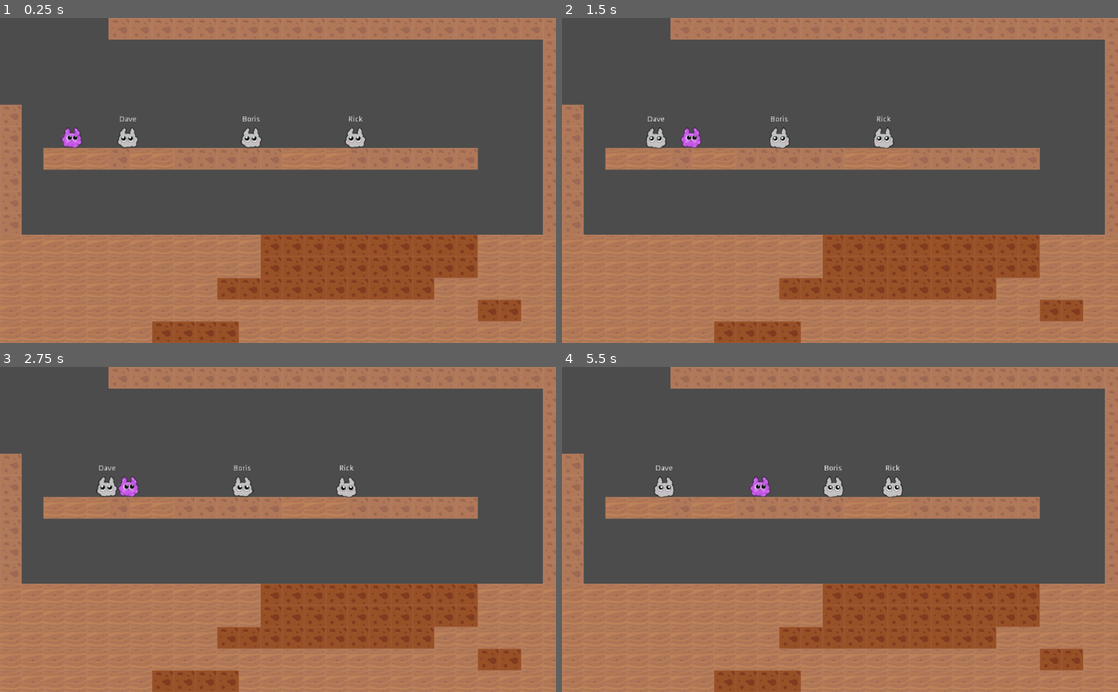
Above: before the commit, frames 1-4 (two rows, left to right).
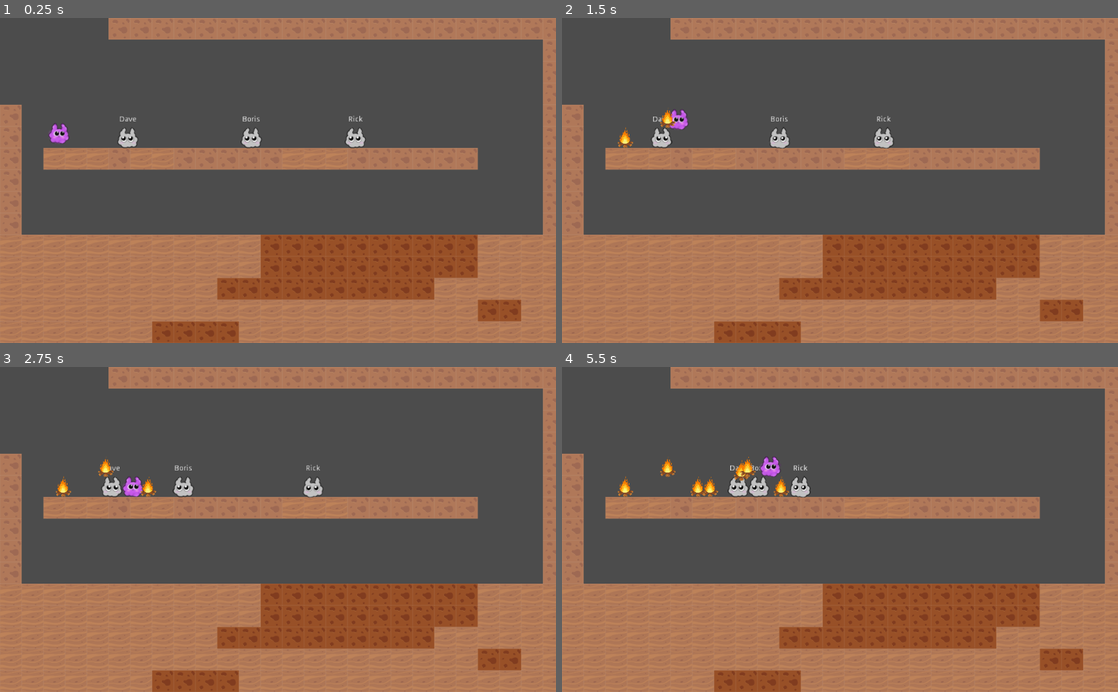
Above: after the commit, the same moments.

Repository: uni-ld-48-participant/the-game
Game: Godot game, scene res://Woomper/map_copy.tscn
Two runs of this game, one before a commit and one after it. Both use one fixed random seed, a clock stepped at 60 frames per second and the inputs below. The project has no main scene, so this scene is started directly.
Inputs:
- Up to frame 1 (0.25 s): no input
- Up to frame 2 (1.5 s): hold Right (ui_right) from 0.53 s (still down); tap Q (ui_campfire, bound only after the commit) at 0.6, 1.35 s; tap Up (ui_up) at 0.77 s
- Up to frame 3 (2.75 s): tap Up (ui_up) at 1.52 s; release Right (ui_right) at 2.03 s; hold Left (ui_left) from 2.03 s (still down); tap Q (ui_campfire, bound only after the commit) at 2.1 s
- Up to frame 4 (5.5 s): release Left (ui_left) at 2.78 s; hold Right (ui_right) 2.78-4.28 s; tap Q (ui_campfire, bound only after the commit) every 0.75 s from 2.85 to 5.1 s; tap Up (ui_up) at 3.02, 3.77, 4.52 s; hold Left (ui_left) 4.28-5.03 s; hold Right (ui_right) from 5.03 s (still down)

The runs differ from the first frame. In frame 1, 0.3% of the frame differs, in the area x 8-15%, y 32-40%; in frame 2, 0.7%; in frame 3, 1.3%; in frame 4, 1.8%, in the area x 10-62%, y 27-41%.

Commit message:
add fire and stomper logic

Diff:
--- /dev/null
+++ b/groundGeneration/Campfire/Campfire.gd
@@ -0,0 +1,20 @@
+extends Area2D
+
+
+# Declare member variables here. Examples:
+# var a = 2
+# var b = "text"
+export var fire_time = 10
+
+var localDelta = 0
+
+# Called when the node enters the scene tree for the first time.
+func _process(delta):
+	localDelta += delta
+	if localDelta > fire_time:
+		queue_free()
+
+
+# Called every frame. 'delta' is the elapsed time since the previous frame.
+#func _process(delta):
+#	pass
--- /dev/null
+++ b/groundGeneration/Campfire/Campfire.tscn
@@ -0,0 +1,28 @@
+[gd_scene load_steps=5 format=2]
+
+[ext_resource path="res://Campfire/test_fire.png" type="Texture" id=1]
+[ext_resource path="res://Campfire/Campfire.gd" type="Script" id=2]
+
+[sub_resource type="SpriteFrames" id=1]
+animations = [ {
+"frames": [ ExtResource( 1 ) ],
+"loop": true,
+"name": "idle",
+"speed": 5.0
+} ]
+
+[sub_resource type="RectangleShape2D" id=2]
+extents = Vector2( 18.7042, 19.613 )
+
+[node name="Area2D" type="Area2D" groups=[
+"campfire",
+]]
+script = ExtResource( 2 )
+
+[node name="AnimatedSprite" type="AnimatedSprite" parent="."]
+scale = Vector2( 0.17131, 0.159781 )
+frames = SubResource( 1 )
+animation = "idle"
+
+[node name="CollisionShape2D" type="CollisionShape2D" parent="."]
+shape = SubResource( 2 )
--- a/groundGeneration/Stomper/Stomper.gd
+++ b/groundGeneration/Stomper/Stomper.gd
@@ -18,6 +18,7 @@
 		velocity.x -= speed
 
 func _physics_process(delta):
+	place_fire()
 	get_input()
 	velocity.y += gravity * delta
 	velocity = move_and_slide(velocity, Vector2.UP)
@@ -25,3 +26,10 @@
 		if is_on_floor():
 			velocity.y = jump_speed
 	$AnimatedSprite.flip_h = velocity.x < 0
+
+func place_fire():
+	if Input.is_action_just_pressed("ui_campfire"):
+		print("It's a campfire")
+		var campfire = load("res://Campfire/Campfire.tscn").instance()
+		get_parent().add_child(campfire)
+		campfire.global_position = self.global_position
--- a/groundGeneration/Woomper/Woomper.gd
+++ b/groundGeneration/Woomper/Woomper.gd
@@ -8,6 +8,10 @@
 
 var idleStep = 0
 var stepDelta = 0
+var check_Delta = 0
+
+var campFireArea: Area2D = null
+var mushroomArea: Area2D = null
 
 
 var velocity = Vector2.ZERO
@@ -33,8 +37,10 @@
 		else:
 			idleStep = steps/2
 	stepDelta += delta
+	check_Delta += delta
 	for i in get_slide_count():
 		var collision = get_slide_collision(i)
+
 		if collision.collider is TileMap:
 			var tile_pos = collision.collider.world_to_map(position)
 			tile_pos -= collision.normal
@@ -42,15 +48,15 @@
 			#print("I collided with ", tile_id)
 
 func idle_moving_x(delta):
-	if idleStep > steps/2 - 1:
+	if (idleStep > steps/2 - 1 && campFireArea == null) || (campFireArea != null && position.x < campFireArea.position.x):
 		idleStep = (idleStep + 1) % steps
 		return speed
 	else:
 		idleStep = (idleStep + 1) % steps
 		return -speed
 
-func check_fire():
-	return Vector2(-1, -1)
 
-func check_mushroom():
-	return Vector2(-1, -1)
+func _on_Area2D_area_entered(area):
+	if area.is_in_group("campfire"):
+		print("I collided with campfire")
+		campFireArea = area as Area2D
--- a/groundGeneration/Woomper/Woomper.tscn
+++ b/groundGeneration/Woomper/Woomper.tscn
@@ -20,6 +20,9 @@
 
 [sub_resource type="CircleShape2D" id=2]
 radius = 18.4455
+
+[sub_resource type="RectangleShape2D" id=3]
+extents = Vector2( 369.349, 22.3274 )
 
 [node name="KinematicBody2D" type="KinematicBody2D" groups=[
 "woompers",
@@ -44,3 +47,10 @@
 __meta__ = {
 "_edit_use_anchors_": false
 }
+
+[node name="Area2D" type="Area2D" parent="."]
+
+[node name="CollisionShape2D" type="CollisionShape2D" parent="Area2D"]
+shape = SubResource( 3 )
+one_way_collision = true
+[connection signal="area_entered" from="Area2D" to="." method="_on_Area2D_area_entered"]
--- a/groundGeneration/Woomper/map_copy.tscn
+++ b/groundGeneration/Woomper/map_copy.tscn
@@ -106,4 +106,4 @@
 nick = "Rick"
 
 [node name="KinematicBody2D" parent="." instance=ExtResource( 3 )]
-position = Vector2( 132.451, 143.675 )
+position = Vector2( 108.842, 79.9759 )
--- a/groundGeneration/project.godot
+++ b/groundGeneration/project.godot
@@ -48,6 +48,11 @@
 , Object(InputEventKey,"resource_local_to_scene":false,"resource_name":"","device":0,"alt":false,"shift":false,"control":false,"meta":false,"command":false,"pressed":false,"scancode":83,"unicode":0,"echo":false,"script":null)
  ]
 }
+ui_campfire={
+"deadzone": 0.5,
+"events": [ Object(InputEventKey,"resource_local_to_scene":false,"resource_name":"","device":0,"alt":false,"shift":false,"control":false,"meta":false,"command":false,"pressed":false,"scancode":81,"unicode":0,"echo":false,"script":null)
+ ]
+}
 
 [physics]
 
Binary file added: groundGeneration/Campfire/test_fire.png
Not shown, added: groundGeneration/Campfire/test_fire.png.import
Not shown: 1 places in groundGeneration/Woomper/Woomper.tscn that only renumber resources
